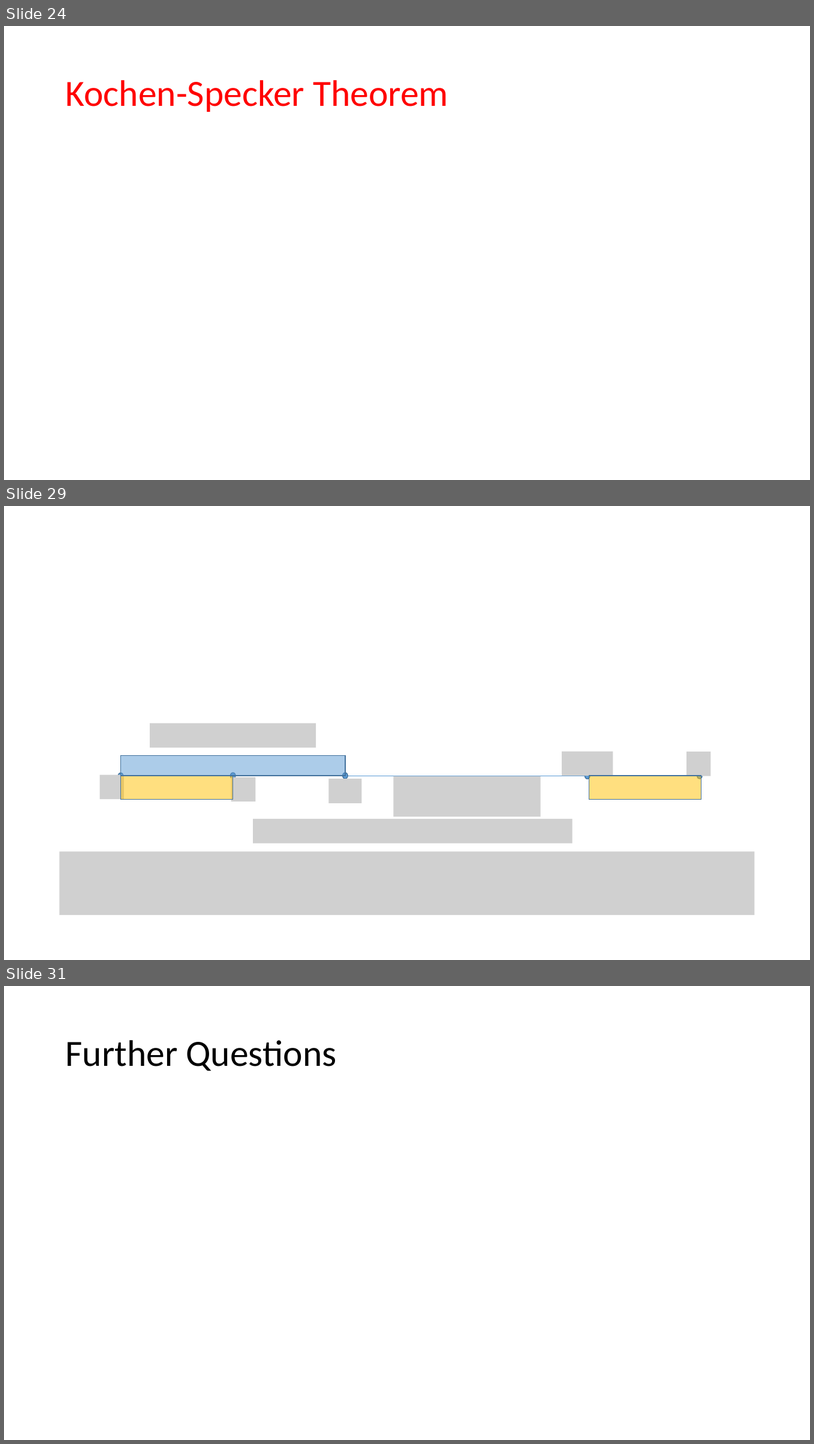
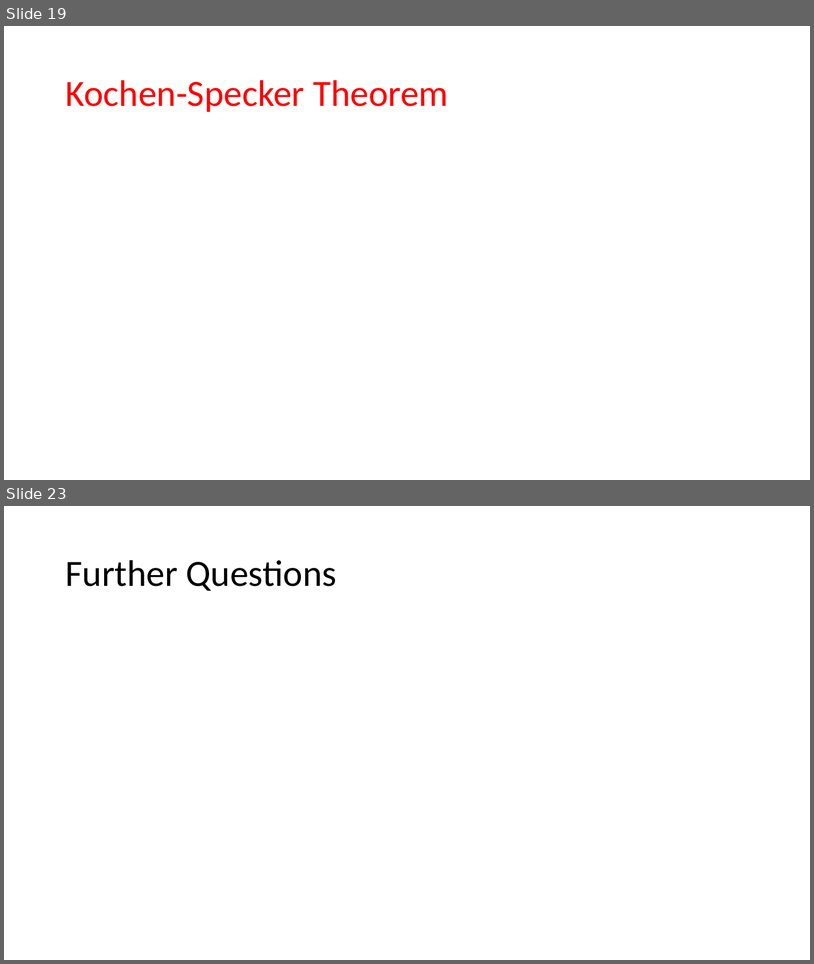
Before and after one commit to yuttai/Contextuality-and-Nonlocality-in-Discrete-Quantum-Theory, a slide deck: prop_short.pptm. Shown one above the other, each under a label of ours: slides 24, 29 and 31 before the commit, slides 19 and 23 after it; the slides between them are not shown. The pictures are 814x1444 and 814x964 pixels, drawn with LibreOffice and Linux fonts; fonts in the diff are those of the drawing; grey boxes stand for pictures. Boxes give left, top, right and bottom in pixels: in the first picture for what was removed or moved away, otherwise in the second. Text is boxed around its words. In the diff, an @@ line names an element or a change of style, - is before the commit and + after.

```diff
--- a/prop_short.pptm
+++ b/prop_short.pptm
@@ slide 29 removed at [4,506,810,960], background #FFFFFF @@
@@ picture removed at [150,723,316,747] @@
@@ rectangle removed at [121,755,345,775] @@
@@ picture removed at [563,751,614,775] @@
@@ picture removed at [687,751,711,776] @@
@@ picture removed at [99,775,124,799] @@
@@ ellipse removed at [119,773,123,779] @@
@@ ellipse removed at [230,773,235,779] @@
@@ ellipse removed at [343,773,348,779] @@
@@ ellipse removed at [585,773,590,779] @@
@@ ellipse removed at [698,773,703,779] @@
@@ rectangle removed at [121,776,233,799] @@
@@ arrow removed from (123, 776) to (703, 776) @@
@@ picture removed at [231,777,255,801] @@
@@ picture removed at [329,779,362,803] @@
@@ picture removed at [393,776,541,816] @@
@@ rectangle removed at [590,776,702,799] @@
@@ picture removed at [253,819,573,843] @@
@@ picture removed at [60,852,755,915] @@
@@ what was slide 24 is now slide 19 @@
@@ what was slide 31 is now slide 23 @@
```
Also in this commit, not shown: 14 slides changed, 1 slide added, 8 other slides removed.
